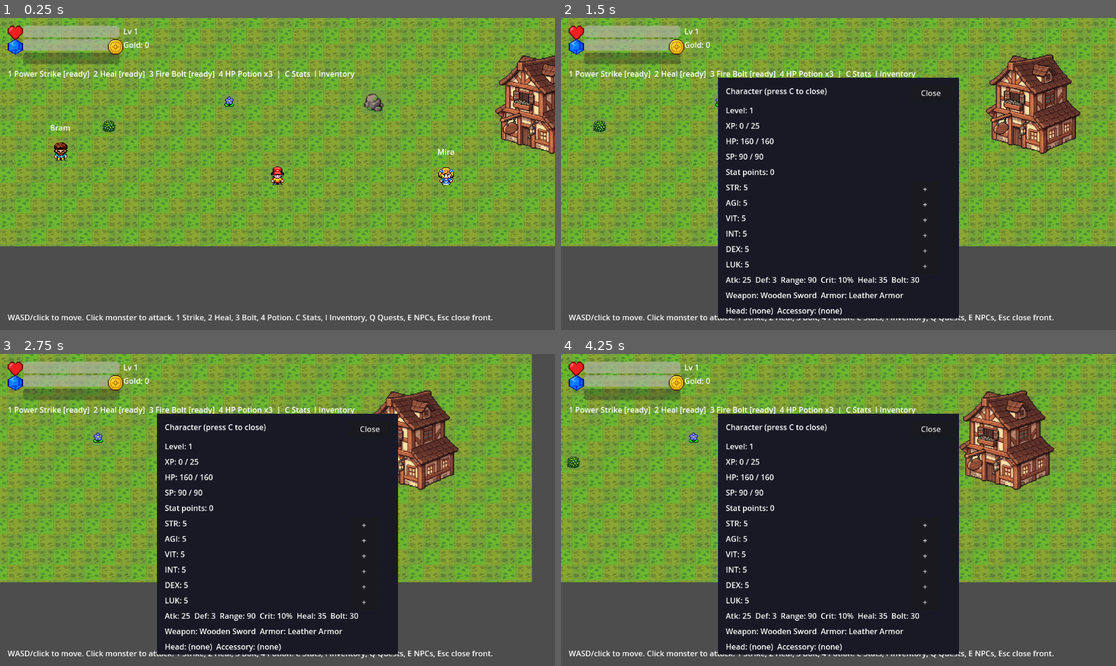
Above: before the commit, frames 1-4 (two rows, left to right).
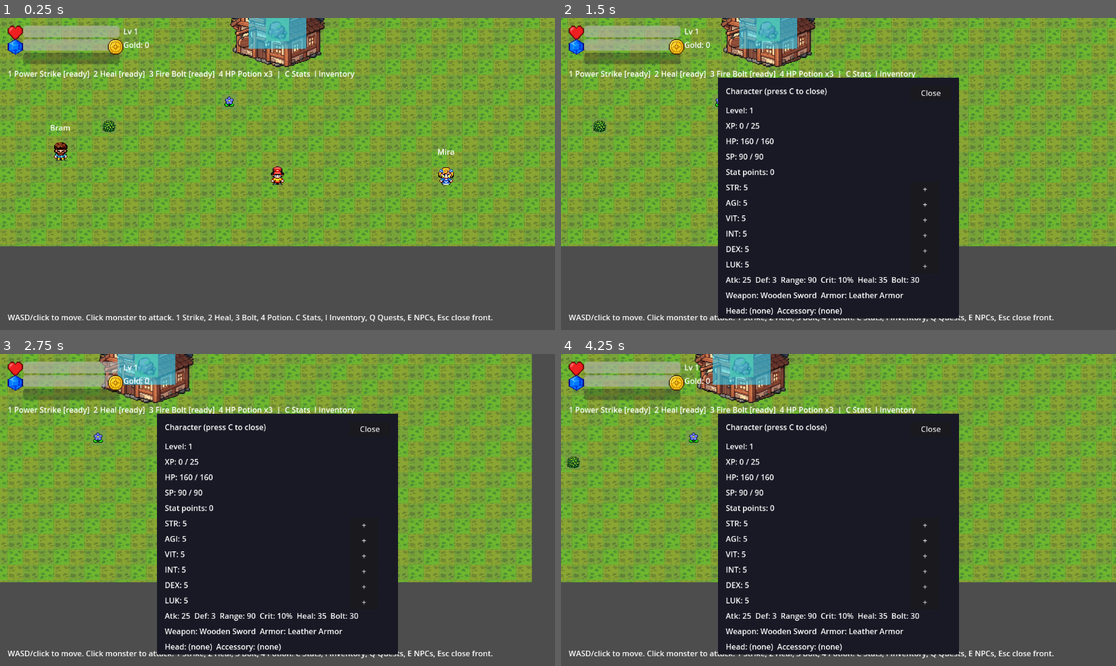
Above: after the commit, the same moments.

Repository: straviux/rok-online-clone
Game: Godot game, scene res://scenes/world/town.tscn
Same seed, same stepped clock (60 frames per second), same inputs: the game is played once before the commit and once after it.
Inputs (mouse positions are in pixels of both pictures, inside the frame that each line leads up to):
- Up to frame 1 (0.25 s): no input
- Up to frame 2 (1.5 s): tap Enter at 0.5, 1.25 s; move the mouse to (960, 158) at 0.52 s; hold D 0.53-1.25 s; tap C at 0.6 s; click (960, 158) at 0.67 s; drag from (727, 189) to (566, 149) at 1.27 s
- Up to frame 3 (2.75 s): tap Enter at 2 s; move the mouse to (333, 441) at 2.02 s; hold D from 2.03 s (still down); tap E at 2.1 s
- Up to frame 4 (4.25 s): release D at 2.75 s; tap Enter at 2.75, 3.5 s; drag from (810, 572) to (672, 463) at 2.77 s; move the mouse to (1005, 556) at 3.52 s; hold A from 3.53 s (still down); tap 2 at 3.6 s

The runs differ from the first frame. In frame 1, 5.0% of the frame differs, in the area x 41-100%, y 0-44%; in frame 2, 6.1%; in frame 3, 4.9%; in frame 4, 6.1%, in the area x 24-89%, y 0-44%.

Commit message:
Fix draw order: group world actors under a y-sorted node so decor no longer draws over the player

Diff:
--- a/scenes/world/dungeon.tscn
+++ b/scenes/world/dungeon.tscn
@@ -32,6 +32,9 @@
 ground_width = 1200
 ground_height = 700
 
+
+[node name="Actors" type="Node2D" parent="."]
+y_sort_enabled = true
 [node name="HUD" parent="." instance=ExtResource("4_hud")]
 
 [node name="CharacterPanel" parent="." instance=ExtResource("5_panel")]
@@ -40,10 +43,10 @@
 
 [node name="QuestLogPanel" parent="." instance=ExtResource("7_quests")]
 
-[node name="Player" parent="." instance=ExtResource("2_player")]
+[node name="Player" parent="Actors" instance=ExtResource("2_player")]
 position = Vector2(0, 200)
 
-[node name="Pillar1" type="StaticBody2D" parent="."]
+[node name="Pillar1" type="StaticBody2D" parent="Actors"]
 position = Vector2(-200, 0)
 
 [node name="CollisionShape2D" type="CollisionShape2D" parent="Pillar1"]
@@ -56,7 +59,7 @@
 offset_bottom = 32.0
 color = Color(0.35, 0.35, 0.4, 1)
 
-[node name="Pillar2" type="StaticBody2D" parent="."]
+[node name="Pillar2" type="StaticBody2D" parent="Actors"]
 position = Vector2(200, -100)
 
 [node name="CollisionShape2D" type="CollisionShape2D" parent="Pillar2"]
@@ -69,31 +72,31 @@
 offset_bottom = 32.0
 color = Color(0.35, 0.35, 0.4, 1)
 
-[node name="WallTop" type="StaticBody2D" parent="."]
+[node name="WallTop" type="StaticBody2D" parent="Actors"]
 position = Vector2(0, -375)
 
 [node name="CollisionShape2D" type="CollisionShape2D" parent="WallTop"]
 shape = SubResource("Shape_wall_h")
 
-[node name="WallBottom" type="StaticBody2D" parent="."]
+[node name="WallBottom" type="StaticBody2D" parent="Actors"]
 position = Vector2(0, 375)
 
 [node name="CollisionShape2D" type="CollisionShape2D" parent="WallBottom"]
 shape = SubResource("Shape_wall_h")
 
-[node name="WallLeft" type="StaticBody2D" parent="."]
+[node name="WallLeft" type="StaticBody2D" parent="Actors"]
 position = Vector2(-625, 0)
 
 [node name="CollisionShape2D" type="CollisionShape2D" parent="WallLeft"]
 shape = SubResource("Shape_wall_v")
 
-[node name="WallRight" type="StaticBody2D" parent="."]
+[node name="WallRight" type="StaticBody2D" parent="Actors"]
 position = Vector2(625, 0)
 
 [node name="CollisionShape2D" type="CollisionShape2D" parent="WallRight"]
 shape = SubResource("Shape_wall_v")
 
-[node name="PortalToField" type="Area2D" parent="."]
+[node name="PortalToField" type="Area2D" parent="Actors"]
 position = Vector2(0, 320)
 script = ExtResource("3_portal")
 target_scene_path = "res://scenes/world/field.tscn"
@@ -109,26 +112,26 @@
 offset_bottom = 40.0
 color = Color(0.6, 0.2, 0.9, 0.6)
 
-[node name="Skeleton1" parent="." instance=ExtResource("8_monster")]
+[node name="Skeleton1" parent="Actors" instance=ExtResource("8_monster")]
 position = Vector2(-350, -150)
 data = ExtResource("9_skeleton")
 
-[node name="Skeleton2" parent="." instance=ExtResource("8_monster")]
+[node name="Skeleton2" parent="Actors" instance=ExtResource("8_monster")]
 position = Vector2(350, 150)
 data = ExtResource("9_skeleton")
 
-[node name="Bat1" parent="." instance=ExtResource("8_monster")]
+[node name="Bat1" parent="Actors" instance=ExtResource("8_monster")]
 position = Vector2(-150, 150)
 data = ExtResource("10_bat")
 
-[node name="Bat2" parent="." instance=ExtResource("8_monster")]
+[node name="Bat2" parent="Actors" instance=ExtResource("8_monster")]
 position = Vector2(400, -100)
 data = ExtResource("10_bat")
 
-[node name="Goblin1" parent="." instance=ExtResource("8_monster")]
+[node name="Goblin1" parent="Actors" instance=ExtResource("8_monster")]
 position = Vector2(150, 0)
 data = ExtResource("11_goblin")
 
-[node name="Boss" parent="." instance=ExtResource("8_monster")]
+[node name="Boss" parent="Actors" instance=ExtResource("8_monster")]
 position = Vector2(0, -250)
 data = ExtResource("12_boss")
--- a/scenes/world/field.tscn
+++ b/scenes/world/field.tscn
@@ -37,6 +37,9 @@
 ground_width = 2000
 ground_height = 1200
 
+
+[node name="Actors" type="Node2D" parent="."]
+y_sort_enabled = true
 [node name="HUD" parent="." instance=ExtResource("4_hud")]
 
 [node name="CharacterPanel" parent="." instance=ExtResource("9_panel")]
@@ -45,10 +48,10 @@
 
 [node name="QuestLogPanel" parent="." instance=ExtResource("11_quests")]
 
-[node name="Player" parent="." instance=ExtResource("2_player")]
+[node name="Player" parent="Actors" instance=ExtResource("2_player")]
 position = Vector2(0, 470)
 
-[node name="Tree1" type="StaticBody2D" parent="."]
+[node name="Tree1" type="StaticBody2D" parent="Actors"]
 position = Vector2(-400, -300)
 
 [node name="CollisionShape2D" type="CollisionShape2D" parent="Tree1"]
@@ -58,7 +61,7 @@
 script = ExtResource("15_sprite_node")
 sprite_name = "tree"
 
-[node name="Tree2" type="StaticBody2D" parent="."]
+[node name="Tree2" type="StaticBody2D" parent="Actors"]
 position = Vector2(400, -300)
 
 [node name="CollisionShape2D" type="CollisionShape2D" parent="Tree2"]
@@ -68,7 +71,7 @@
 script = ExtResource("15_sprite_node")
 sprite_name = "tree"
 
-[node name="Tree3" type="StaticBody2D" parent="."]
+[node name="Tree3" type="StaticBody2D" parent="Actors"]
 position = Vector2(-700, 0)
 
 [node name="CollisionShape2D" type="CollisionShape2D" parent="Tree3"]
@@ -78,7 +81,7 @@
 script = ExtResource("15_sprite_node")
 sprite_name = "tree"
 
-[node name="Tree4" type="StaticBody2D" parent="."]
+[node name="Tree4" type="StaticBody2D" parent="Actors"]
 position = Vector2(700, 0)
 
 [node name="CollisionShape2D" type="CollisionShape2D" parent="Tree4"]
@@ -88,7 +91,7 @@
 script = ExtResource("15_sprite_node")
 sprite_name = "tree"
 
-[node name="Tree5" type="StaticBody2D" parent="."]
+[node name="Tree5" type="StaticBody2D" parent="Actors"]
 position = Vector2(0, -300)
 
 [node name="CollisionShape2D" type="CollisionShape2D" parent="Tree5"]
@@ -98,7 +101,7 @@
 script = ExtResource("15_sprite_node")
 sprite_name = "tree"
 
-[node name="Rock1" type="StaticBody2D" parent="."]
+[node name="Rock1" type="StaticBody2D" parent="Actors"]
 position = Vector2(-250, 200)
 
 [node name="CollisionShape2D" type="CollisionShape2D" parent="Rock1"]
@@ -109,7 +112,7 @@
 tile_name = "rock"
 scale = Vector2(1.5, 1.5)
 
-[node name="Rock2" type="StaticBody2D" parent="."]
+[node name="Rock2" type="StaticBody2D" parent="Actors"]
 position = Vector2(250, -100)
 
 [node name="CollisionShape2D" type="CollisionShape2D" parent="Rock2"]
@@ -120,31 +123,31 @@
 tile_name = "rock"
 scale = Vector2(1.5, 1.5)
 
-[node name="WallTop" type="StaticBody2D" parent="."]
+[node name="WallTop" type="StaticBody2D" parent="Actors"]
 position = Vector2(0, -625)
 
 [node name="CollisionShape2D" type="CollisionShape2D" parent="WallTop"]
 shape = SubResource("Shape_wall_h")
 
-[node name="WallBottom" type="StaticBody2D" parent="."]
+[node name="WallBottom" type="StaticBody2D" parent="Actors"]
 position = Vector2(0, 625)
 
 [node name="CollisionShape2D" type="CollisionShape2D" parent="WallBottom"]
 shape = SubResource("Shape_wall_h")
 
-[node name="WallLeft" type="StaticBody2D" parent="."]
+[node name="WallLeft" type="StaticBody2D" parent="Actors"]
 position = Vector2(-1025, 0)
 
 [node name="CollisionShape2D" type="CollisionShape2D" parent="WallLeft"]
 shape = SubResource("Shape_wall_v")
 
-[node name="WallRight" type="StaticBody2D" parent="."]
+[node name="WallRight" type="StaticBody2D" parent="Actors"]
 position = Vector2(1025, 0)
 
 [node name="CollisionShape2D" type="CollisionShape2D" parent="WallRight"]
 shape = SubResource("Shape_wall_v")
 
-[node name="PortalToTown" type="Area2D" parent="."]
+[node name="PortalToTown" type="Area2D" parent="Actors"]
 position = Vector2(0, 550)
 script = ExtResource("3_portal")
 target_scene_path = "res://scenes/world/town.tscn"
@@ -160,7 +163,7 @@
 offset_bottom = 40.0
 color = Color(0.2, 0.85, 1, 0.6)
 
-[node name="PortalToDungeon" type="Area2D" parent="."]
+[node name="PortalToDungeon" type="Area2D" parent="Actors"]
 position = Vector2(750, 250)
 script = ExtResource("3_portal")
 target_scene_path = "res://scenes/world/dungeon.tscn"
@@ -176,47 +179,47 @@
 offset_bottom = 40.0
 color = Color(0.6, 0.2, 0.9, 0.6)
 
-[node name="Slime1" parent="." instance=ExtResource("5_monster")]
+[node name="Slime1" parent="Actors" instance=ExtResource("5_monster")]
 position = Vector2(-200, -200)
 data = ExtResource("6_slime")
 
-[node name="Slime2" parent="." instance=ExtResource("5_monster")]
+[node name="Slime2" parent="Actors" instance=ExtResource("5_monster")]
 position = Vector2(300, 100)
 data = ExtResource("6_slime")
 
-[node name="Mushroom1" parent="." instance=ExtResource("5_monster")]
+[node name="Mushroom1" parent="Actors" instance=ExtResource("5_monster")]
 position = Vector2(-400, 200)
 data = ExtResource("7_mushroom")
 
-[node name="Mushroom2" parent="." instance=ExtResource("5_monster")]
+[node name="Mushroom2" parent="Actors" instance=ExtResource("5_monster")]
 position = Vector2(500, -200)
 data = ExtResource("7_mushroom")
 
-[node name="Wolf1" parent="." instance=ExtResource("5_monster")]
+[node name="Wolf1" parent="Actors" instance=ExtResource("5_monster")]
 position = Vector2(200, -400)
 data = ExtResource("8_wolf")
 
-[node name="Bush1" type="Sprite2D" parent="."]
+[node name="Bush1" type="Sprite2D" parent="Actors"]
 script = ExtResource("18_tile")
 tile_name = "bush"
 position = Vector2(-600, 300)
 
-[node name="Bush2" type="Sprite2D" parent="."]
+[node name="Bush2" type="Sprite2D" parent="Actors"]
 script = ExtResource("18_tile")
 tile_name = "bush"
 position = Vector2(600, -500)
 
-[node name="Flower1" type="Sprite2D" parent="."]
+[node name="Flower1" type="Sprite2D" parent="Actors"]
 script = ExtResource("18_tile")
 tile_name = "flower"
 position = Vector2(-100, 400)
 
-[node name="Flower2" type="Sprite2D" parent="."]
+[node name="Flower2" type="Sprite2D" parent="Actors"]
 script = ExtResource("18_tile")
 tile_name = "flower"
 position = Vector2(300, 300)
 
-[node name="MushroomDecor1" type="Sprite2D" parent="."]
+[node name="MushroomDecor1" type="Sprite2D" parent="Actors"]
 script = ExtResource("18_tile")
 tile_name = "mushroom"
 position = Vector2(900, -200)
--- a/scenes/world/town.tscn
+++ b/scenes/world/town.tscn
@@ -40,6 +40,9 @@
 ground_width = 1600
 ground_height = 900
 
+
+[node name="Actors" type="Node2D" parent="."]
+y_sort_enabled = true
 [node name="HUD" parent="." instance=ExtResource("4_hud")]
 
 [node name="CharacterPanel" parent="." instance=ExtResource("5_panel")]
@@ -54,43 +57,43 @@
 
 [node name="QuestLogPanel" parent="." instance=ExtResource("11_quests")]
 
-[node name="Shopkeeper" parent="." instance=ExtResource("6_npc")]
+[node name="Shopkeeper" parent="Actors" instance=ExtResource("6_npc")]
 position = Vector2(-250, -100)
 npc_type = "shop"
 
-[node name="StorageKeeper" parent="." instance=ExtResource("6_npc")]
+[node name="StorageKeeper" parent="Actors" instance=ExtResource("6_npc")]
 position = Vector2(250, -100)
 npc_type = "storage"
 
-[node name="Elder" parent="." instance=ExtResource("6_npc")]
+[node name="Elder" parent="Actors" instance=ExtResource("6_npc")]
 position = Vector2(0, -250)
 npc_type = "quest"
 
-[node name="Bram" parent="." instance=ExtResource("6_npc")]
+[node name="Bram" parent="Actors" instance=ExtResource("6_npc")]
 position = Vector2(-450, 250)
 npc_type = "villager"
 display_name = "Bram"
 chibi_frame = "villager_bram_stand"
 greeting = "The field monsters are restless today."
 
-[node name="Mira" parent="." instance=ExtResource("6_npc")]
+[node name="Mira" parent="Actors" instance=ExtResource("6_npc")]
 position = Vector2(350, 300)
 npc_type = "villager"
 display_name = "Mira"
 chibi_frame = "villager_mira_stand"
 greeting = "Welcome to town, traveller!"
 
-[node name="Kaze" parent="." instance=ExtResource("6_npc")]
+[node name="Kaze" parent="Actors" instance=ExtResource("6_npc")]
 position = Vector2(-150, -350)
 npc_type = "villager"
 display_name = "Kaze"
 chibi_frame = "villager_kaze_stand"
 greeting = "I train in the shadows."
 
-[node name="Player" parent="." instance=ExtResource("2_player")]
+[node name="Player" parent="Actors" instance=ExtResource("2_player")]
 position = Vector2(0, 300)
 
-[node name="House1" type="StaticBody2D" parent="."]
+[node name="House1" type="StaticBody2D" parent="Actors"]
 position = Vector2(-550, -180)
 
 [node name="CollisionShape2D" type="CollisionShape2D" parent="House1"]
@@ -100,7 +103,7 @@
 script = ExtResource("16_building_node")
 building_name = "thatched_cottage"
 
-[node name="House2" type="StaticBody2D" parent="."]
+[node name="House2" type="StaticBody2D" parent="Actors"]
 position = Vector2(550, -180)
 
 [node name="CollisionShape2D" type="CollisionShape2D" parent="House2"]
@@ -110,7 +113,7 @@
 script = ExtResource("16_building_node")
 building_name = "stone_cottage"
 
-[node name="House3" type="StaticBody2D" parent="."]
+[node name="House3" type="StaticBody2D" parent="Actors"]
 position = Vector2(550, 180)
 
 [node name="CollisionShape2D" type="CollisionShape2D" parent="House3"]
@@ -120,7 +123,7 @@
 script = ExtResource("16_building_node")
 building_name = "tavern"
 
-[node name="Tree1" type="StaticBody2D" parent="."]
+[node name="Tree1" type="StaticBody2D" parent="Actors"]
 position = Vector2(-300, -350)
 
 [node name="CollisionShape2D" type="CollisionShape2D" parent="Tree1"]
@@ -130,7 +133,7 @@
 script = ExtResource("15_sprite_node")
 sprite_name = "tree"
 
-[node name="Tree2" type="StaticBody2D" parent="."]
+[node name="Tree2" type="StaticBody2D" parent="Actors"]
 position = Vector2(300, -350)
 
 [node name="CollisionShape2D" type="CollisionShape2D" parent="Tree2"]
@@ -140,7 +143,7 @@
 script = ExtResource("15_sprite_node")
 sprite_name = "tree"
 
-[node name="Tree3" type="StaticBody2D" parent="."]
+[node name="Tree3" type="StaticBody2D" parent="Actors"]
 position = Vector2(-750, -50)
 
 [node name="CollisionShape2D" type="CollisionShape2D" parent="Tree3"]
@@ -150,7 +153,7 @@
 script = ExtResource("15_sprite_node")
 sprite_name = "tree"
 
-[node name="Tree4" type="StaticBody2D" parent="."]
+[node name="Tree4" type="StaticBody2D" parent="Actors"]
 position = Vector2(750, -50)
 
 [node name="CollisionShape2D" type="CollisionShape2D" parent="Tree4"]
@@ -160,7 +163,7 @@
 script = ExtResource("15_sprite_node")
 sprite_name = "tree"
 
-[node name="Rock1" type="StaticBody2D" parent="."]
+[node name="Rock1" type="StaticBody2D" parent="Actors"]
 position = Vector2(200, 150)
 
 [node name="CollisionShape2D" type="CollisionShape2D" parent="Rock1"]
@@ -171,31 +174,31 @@
 tile_name = "rock"
 scale = Vector2(1.5, 1.5)
 
-[node name="WallTop" type="StaticBody2D" parent="."]
+[node name="WallTop" type="StaticBody2D" parent="Actors"]
 position = Vector2(0, -475)
 
 [node name="CollisionShape2D" type="CollisionShape2D" parent="WallTop"]
 shape = SubResource("Shape_wall_h")
 
-[node name="WallBottom" type="StaticBody2D" parent="."]
+[node name="WallBottom" type="StaticBody2D" parent="Actors"]
 position = Vector2(0, 475)
 
 [node name="CollisionShape2D" type="CollisionShape2D" parent="WallBottom"]
 shape = SubResource("Shape_wall_h")
 
-[node name="WallLeft" type="StaticBody2D" parent="."]
+[node name="WallLeft" type="StaticBody2D" parent="Actors"]
 position = Vector2(-825, 0)
 
 [node name="CollisionShape2D" type="CollisionShape2D" parent="WallLeft"]
 shape = SubResource("Shape_wall_v")
 
-[node name="WallRight" type="StaticBody2D" parent="."]
+[node name="WallRight" type="StaticBody2D" parent="Actors"]
 position = Vector2(825, 0)
 
 [node name="CollisionShape2D" type="CollisionShape2D" parent="WallRight"]
 shape = SubResource("Shape_wall_v")
 
-[node name="PortalToField" type="Area2D" parent="."]
+[node name="PortalToField" type="Area2D" parent="Actors"]
 position = Vector2(0, -400)
 script = ExtResource("3_portal")
 target_scene_path = "res://scenes/world/field.tscn"
@@ -211,22 +214,22 @@
 offset_bottom = 40.0
 color = Color(0.2, 0.85, 1, 0.6)
 
-[node name="Bush1" type="Sprite2D" parent="."]
+[node name="Bush1" type="Sprite2D" parent="Actors"]
 script = ExtResource("18_tile")
 tile_name = "bush"
 position = Vector2(-350, 200)
 
-[node name="Flower1" type="Sprite2D" parent="."]
+[node name="Flower1" type="Sprite2D" parent="Actors"]
 script = ExtResource("18_tile")
 tile_name = "flower"
 position = Vector2(-100, 150)
 
-[node name="Flower2" type="Sprite2D" parent="."]
+[node name="Flower2" type="Sprite2D" parent="Actors"]
 script = ExtResource("18_tile")
 tile_name = "flower"
 position = Vector2(400, -200)
 
-[node name="MushroomDecor1" type="Sprite2D" parent="."]
+[node name="MushroomDecor1" type="Sprite2D" parent="Actors"]
 script = ExtResource("18_tile")
 tile_name = "mushroom"
 position = Vector2(-600, 50)
--- a/scripts/world.gd
+++ b/scripts/world.gd
@@ -1,12 +1,13 @@
 extends Node2D
 ## Shared script for town / field scenes.
 ##
-## Each world scene contains its own Player instance at a default spawn
+## Each world scene contains its own Player instance (under the
+## y-sorted Actors node) at a default spawn
 ## point. If GameManager is carrying a spawn position from a portal
 ## (travel_to), move the player there on load, then clear the flag so a
 ## fresh run from the editor still starts at the scene's default spawn.
 
-@onready var player: CharacterBody2D = $Player
+@onready var player: CharacterBody2D = $Actors/Player
 
 
 func _ready() -> void:
